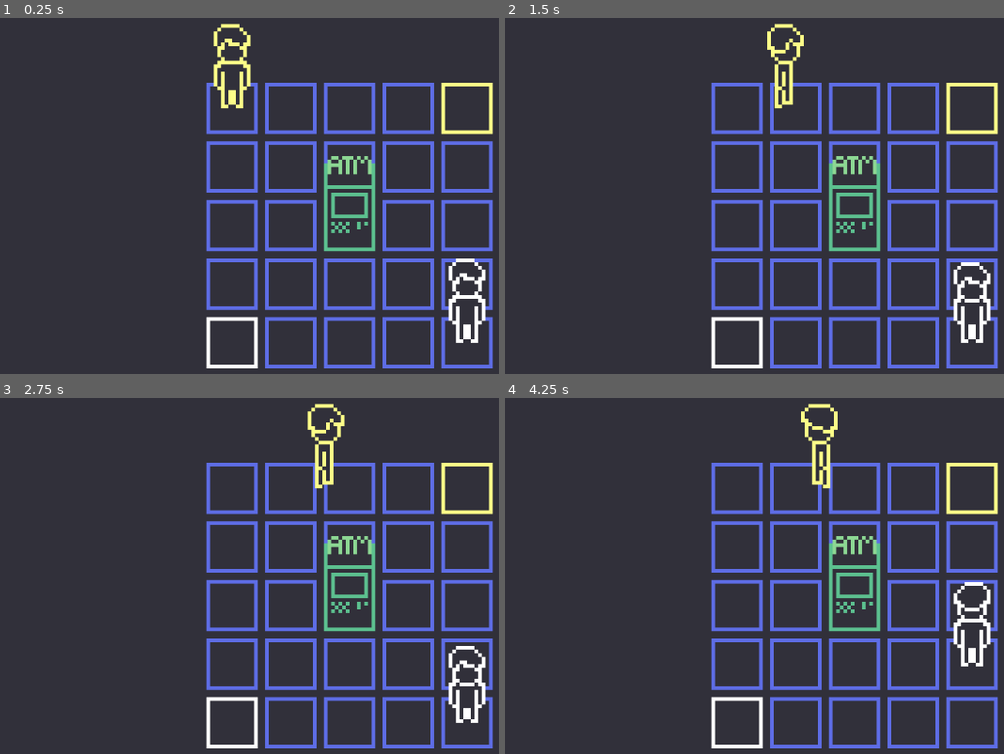
Above: before the commit, frames 1-4 (two rows, left to right).
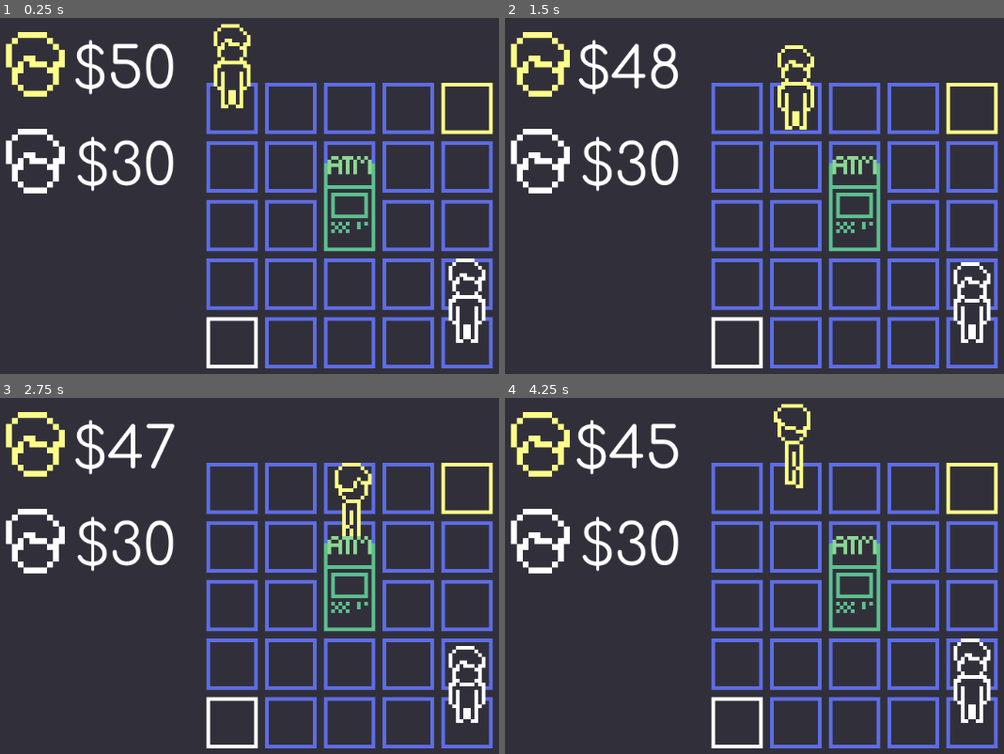
Above: after the commit, the same moments.

Repository: kylesmartin/PayItForward
Game: Godot game, scene res://Scenes/LevelTemplate.tscn
Two runs of this game, one before a commit and one after it. Both use one fixed random seed, a clock stepped at 60 frames per second and the inputs below.
Inputs:
- Up to frame 1 (0.25 s): no input
- Up to frame 2 (1.5 s): hold D (move_right) 0.53-1.28 s; tap E (interact) at 0.6 s; tap Space (space) at 0.8, 1.35 s; hold S (move_down) from 1.28 s (still down)
- Up to frame 3 (2.75 s): tap E (interact) at 1.55, 2.1 s; release S (move_down) at 2.03 s; hold D (move_right) from 2.03 s (still down); tap Space (space) at 2.3 s
- Up to frame 4 (4.25 s): release D (move_right) at 2.78 s; hold W (move_up) 2.78-3.53 s; tap Space (space) at 2.85, 3.8 s; tap E (interact) at 3.05, 3.6 s; hold A (move_left) from 3.53 s (still down)

The runs differ from the first frame. In frame 1, 3.6% of the frame differs, in the area x 1-35%, y 3-50%; in frame 2, 4.7%; in frame 3, 4.6%; in frame 4, 6.3%, in the area x 1-98%, y 1-92%.

Commit message:
Add basic UI

Diff:
--- /dev/null
+++ b/PayItForward/Scenes/BalanceContainerUI.tscn
@@ -0,0 +1,17 @@
+[gd_scene load_steps=2 format=2]
+
+[ext_resource path="res://Scripts/UI/balance_container.gd" type="Script" id=1]
+
+[node name="BalanceContainerUI" type="MarginContainer"]
+margin_left = 20.0
+margin_top = 20.0
+margin_right = 148.0
+margin_bottom = 84.0
+script = ExtResource( 1 )
+
+[node name="HBoxContainer" type="HBoxContainer" parent="."]
+margin_right = 128.0
+margin_bottom = 64.0
+
+[node name="Balances" type="VBoxContainer" parent="HBoxContainer"]
+margin_bottom = 64.0
--- a/PayItForward/Scenes/LevelTemplate.tscn
+++ b/PayItForward/Scenes/LevelTemplate.tscn
@@ -1,6 +1,7 @@
-[gd_scene load_steps=2 format=2]
+[gd_scene load_steps=3 format=2]
 
 [ext_resource path="res://Scripts/grid_generator.gd" type="Script" id=1]
+[ext_resource path="res://Scenes/BalanceContainerUI.tscn" type="PackedScene" id=3]
 
 [node name="LevelTemplate" type="YSort"]
 script = ExtResource( 1 )
@@ -12,3 +13,7 @@
 position = Vector2( 32, 32 )
 current = true
 zoom = Vector2( 0.2, 0.2 )
+
+[node name="CanvasLayer" type="CanvasLayer" parent="."]
+
+[node name="BalanceContainer" parent="CanvasLayer" instance=ExtResource( 3 )]
--- /dev/null
+++ b/PayItForward/Scenes/PlayerBalanceUI.tscn
@@ -0,0 +1,35 @@
+[gd_scene load_steps=5 format=2]
+
+[ext_resource path="res://Fonts/Comfortaa-VariableFont_wght.ttf" type="DynamicFontData" id=1]
+[ext_resource path="res://Sprites/head1.png" type="Texture" id=2]
+[ext_resource path="res://Scripts/UI/player_balance.gd" type="Script" id=3]
+
+[sub_resource type="DynamicFont" id=1]
+size = 78
+extra_spacing_top = 8
+font_data = ExtResource( 1 )
+
+[node name="PlayerBalanceUI" type="MarginContainer"]
+margin_right = 256.0
+margin_bottom = 128.0
+rect_min_size = Vector2( 256, 128 )
+script = ExtResource( 3 )
+
+[node name="Background" type="NinePatchRect" parent="."]
+margin_right = 256.0
+margin_bottom = 128.0
+rect_min_size = Vector2( 128, 64 )
+
+[node name="Head" type="TextureRect" parent="Background"]
+margin_right = 128.0
+margin_bottom = 128.0
+texture = ExtResource( 2 )
+stretch_mode = 1
+
+[node name="Balance" type="Label" parent="Background"]
+anchor_right = 1.0
+anchor_bottom = 1.0
+custom_fonts/font = SubResource( 1 )
+text = "$10"
+align = 2
+valign = 1
--- a/PayItForward/Scripts/Player/States/idle.gd
+++ b/PayItForward/Scripts/Player/States/idle.gd
@@ -7,6 +7,8 @@
 export var player_path = NodePath()
 
 onready var player: Player = get_node(player_path)
+
+signal player_finished()
 
 
 # Upon entering the state, we set the animation state to idle with a given direction
@@ -19,6 +21,10 @@
 
 	# loop idle animation
 	animated_sprite.play("idle_%s" % _msg["direction"])
+
+	# check if finishing tile
+	if player.current_tile.is_finish and player.current_tile.player_id == player.id:
+		emit_signal("player_finished")
 
 
 func update(delta: float) -> void:
--- a/PayItForward/Scripts/Player/States/walk.gd
+++ b/PayItForward/Scripts/Player/States/walk.gd
@@ -20,6 +20,8 @@
 
 # Upon entering the state, we set the animation state to walk with a given direction
 func enter(_msg := {}) -> void:
+	player.is_idle = false
+
 	direction = _msg["direction"]
 	# get next tile
 	if direction == "forward":
@@ -39,6 +41,8 @@
 
 # On exit, stop the current idle animation
 func exit() -> void:
+	player.is_idle = true
+
 	player.set_current_tile(next_tile)
 	t = 0
 	next_tile = null
--- a/PayItForward/Scripts/Player/player.gd
+++ b/PayItForward/Scripts/Player/player.gd
@@ -6,6 +6,12 @@
 var current_tile: GridTile
 
 var is_active: bool = false
+
+var is_idle: bool = true
+
+var is_finished: bool = false
+
+onready var idle = get_node("StateMachine/Idle")
 
 
 # sets the current tile and occupies it
--- /dev/null
+++ b/PayItForward/Scripts/UI/balance_container.gd
@@ -0,0 +1,17 @@
+class_name BalanceContainerUI
+extends MarginContainer
+
+# the balance ui that gets spawned
+var balance_ui = preload("res://Scenes/PlayerBalanceUI.tscn")
+
+# the list of balances
+onready var balances_list = get_node("HBoxContainer/Balances")
+
+
+# spawns player balance UIs given a list of players
+func spawn_balance_uis(players) -> void:
+	for p in players:
+		var player: Player = p as Player
+		var balance_ui_instance: PlayerBalanceUI = balance_ui.instance() as PlayerBalanceUI
+		balances_list.add_child(balance_ui_instance)
+		balance_ui_instance.set_player(player)
--- /dev/null
+++ b/PayItForward/Scripts/UI/player_balance.gd
@@ -0,0 +1,29 @@
+class_name PlayerBalanceUI
+extends Node
+
+# each of the possible player heads
+var heads = [
+	"res://Sprites/head1.png",
+	"res://Sprites/head2.png",
+	"res://Sprites/head3.png",
+	"res://Sprites/head4.png",
+]
+
+onready var current_head: TextureRect = get_node("Background/Head") as TextureRect
+
+onready var balance_label: Label = get_node("Background/Balance") as Label
+
+var player: Player
+
+
+func _process(delta):
+	if player == null:
+		return
+
+	balance_label.text = "$%d" % player.balance
+
+
+# set_player sets the texture and the balance label
+func set_player(_player: Player):
+	current_head.texture = load(heads[_player.id-1])
+	player = _player
--- a/PayItForward/Scripts/fundable.gd
+++ b/PayItForward/Scripts/fundable.gd
@@ -5,12 +5,14 @@
 
 
 func transfer_funds(target: Fundable, amount: int):
-	remove_funds(amount)
-	target.balance += amount
+	var success: bool = remove_funds(amount)
+	if success:
+		target.balance += amount
 
 
-func remove_funds(amount: int):
+func remove_funds(amount: int) -> bool:
 	if (amount > balance):
 		push_error("fundable.remove_funds: Insufficient funds (request: %d, balance: %d)" % [amount, balance])
-		return
+		return false
 	balance -= amount
+	return true
--- a/PayItForward/Scripts/grid_generator.gd
+++ b/PayItForward/Scripts/grid_generator.gd
@@ -33,6 +33,9 @@
 # list of all nodes spawned by the grid generator
 var spawned_nodes = []
 
+# the player balance container
+onready var balance_container: BalanceContainerUI = get_node("CanvasLayer/BalanceContainer")
+
 """
 stores the format of the grid
 
@@ -61,6 +64,7 @@
 
 
 func _ready() -> void:
+	# add level manager to game
 	var level_manager_instance: LevelManager = level_manager.instance() as LevelManager
 	add_child(level_manager_instance)
 
@@ -74,6 +78,7 @@
 			tile.find_neighbors(tiles, i, j)
 
 	# set current tiles of all players
+	var player_list = []
 	for i in len(players):
 		for j in len(players[i]):
 			# skip if null
@@ -82,8 +87,10 @@
 			var start_tile: GridTile = tiles[i][j] as GridTile
 			var p: Player = players[i][j] as Player
 			p.set_current_tile(start_tile)
-			# start_tile.set_player_id(p.id, false) TODO: not sure if this is needed
-			level_manager_instance.players.push_back(p)
+			# start_tile.set_player_id(p.id, false) TODO: uncomment if you want to color start positions
+			# add player to player list in level manager
+			player_list.push_back(p)
+	level_manager_instance.set_players(player_list)
 
 	# set current tiles of all atms
 	for i in len(atms):
@@ -96,24 +103,31 @@
 
 	# fund players
 	for player_start in player_starts:
+		# player_start contains start coordinates and funds
 		var x: int = player_start.x
 		var y: int = player_start.y
 		var funds: int = player_start.z
+		# fund each Fundable component
 		var p: Fundable = players[x][y]
 		if p == null:
 			push_error("grid_generator._ready: no player found at (%d, %d)" % [x, y])
 			return
 		p.balance = funds
 
-	# convert finishing tiles
+	# convert tiles to finishing tiles
 	for i in len(player_finishes):
+		# get coordinates
 		var x: int = player_finishes[i].x
 		var y: int = player_finishes[i].y
+		# set associated player id of tile
 		var finish_tile: GridTile = tiles[x][y] as GridTile
 		finish_tile.set_player_id(i+1, true)
 
+	# spawn player balance UIs
+	balance_container.spawn_balance_uis(level_manager_instance.players)
 
-# updates the grid
+
+# updates the grid upon changes in the editor
 func set_grid(new_grid):
 	var player_count: int = 0
 	grid = new_grid
--- a/PayItForward/Scripts/level_manager.gd
+++ b/PayItForward/Scripts/level_manager.gd
@@ -5,16 +5,56 @@
 
 var current_index: int = 0
 
+var finished_players = 0
+
+
+func set_players(_players):
+	players = _players
+	for player in players:
+		player.idle.connect("player_finished", self, "_on_player_finished")
+
 
 func _process(delta: float) -> void:
+	if finished_players == len(players):
+		return
 
 	var current_player: Player = players[current_index]
 
-	if Input.is_action_just_pressed("space"):
+	if Input.is_action_just_pressed("space") and current_player.is_idle:
 		current_player.is_active = false
 		current_index += 1
 		if current_index == len(players):
 			current_index = 0
+		while players[current_index] == null:
+			current_index += 1
+			if current_index == len(players):
+				current_index = 0
 		current_player = players[current_index]
 
 	current_player.is_active = true
+
+
+func _on_player_finished():
+	print("Player %d finished" % (current_index + 1))
+	finished_players += 1
+	# set finished player
+	var finished_player: Player = players[current_index] as Player
+	finished_player.is_finished = true
+	finished_player.is_active = false
+	players[current_index] = null
+	# check for game over condition
+	if finished_players == len(players):
+		print("GAME OVER: TODO switch to next level")
+		return
+	# go to next player
+	current_index += 1
+	if current_index == len(players):
+		current_index = 0
+	while players[current_index] == null:
+		current_index += 1
+	if current_index == len(players):
+		current_index = 0
+		if current_index == len(players):
+			current_index = 0
+	var current_player: Player = players[current_index]
+	current_player.is_active = true
--- a/PayItForward/project.godot
+++ b/PayItForward/project.godot
@@ -13,6 +13,11 @@
 "class": "ATM",
 "language": "GDScript",
 "path": "res://Scripts/atm.gd"
+}, {
+"base": "MarginContainer",
+"class": "BalanceContainerUI",
+"language": "GDScript",
+"path": "res://Scripts/UI/balance_container.gd"
 }, {
 "base": "Node",
 "class": "Fundable",
@@ -35,6 +40,11 @@
 "path": "res://Scripts/Player/player.gd"
 }, {
 "base": "Node",
+"class": "PlayerBalanceUI",
+"language": "GDScript",
+"path": "res://Scripts/UI/player_balance.gd"
+}, {
+"base": "Node",
 "class": "State",
 "language": "GDScript",
 "path": "res://Scripts/state.gd"
@@ -46,10 +56,12 @@
 } ]
 _global_script_class_icons={
 "ATM": "",
+"BalanceContainerUI": "",
 "Fundable": "",
 "GridTile": "",
 "LevelManager": "",
 "Player": "",
+"PlayerBalanceUI": "",
 "State": "",
 "StateMachine": ""
 }
Binary file added: PayItForward/Fonts/Comfortaa-VariableFont_wght.ttf
Not shown, added: PayItForward/Fonts/OFL.txt
Not shown, added: PayItForward/Fonts/README.txt
Binary file added: PayItForward/Fonts/static/Comfortaa-Bold.ttf
Binary file added: PayItForward/Fonts/static/Comfortaa-Light.ttf
Binary file added: PayItForward/Fonts/static/Comfortaa-Medium.ttf
Binary file added: PayItForward/Fonts/static/Comfortaa-Regular.ttf
Binary file added: PayItForward/Fonts/static/Comfortaa-SemiBold.ttf
Binary file added: PayItForward/Sprites/head-Sheet.png
Not shown, added: PayItForward/Sprites/head-Sheet.png.import
Binary file added: PayItForward/Sprites/head.aseprite
Binary file added: PayItForward/Sprites/head1.png
(and 7 more such lines)
